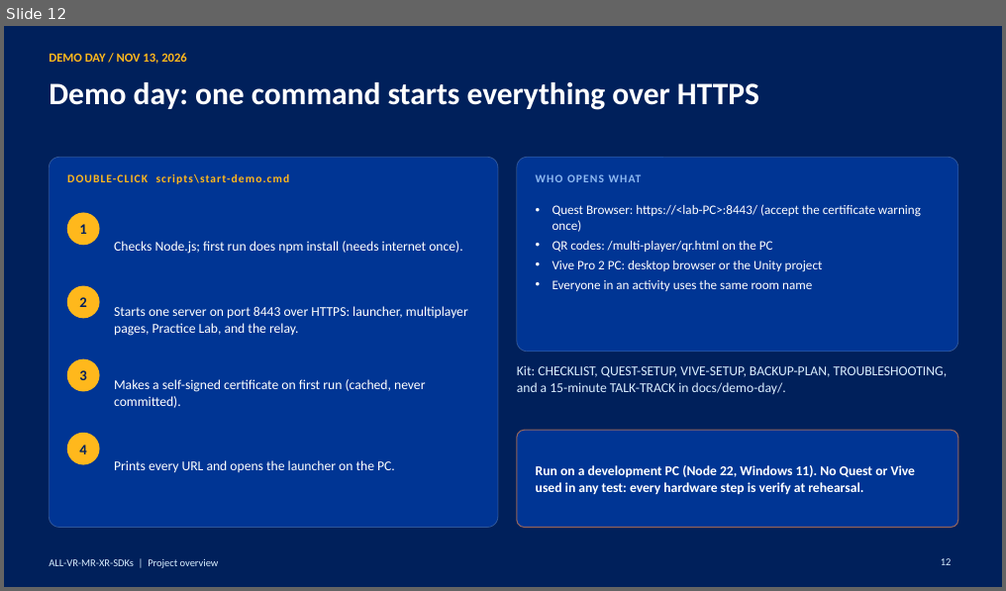
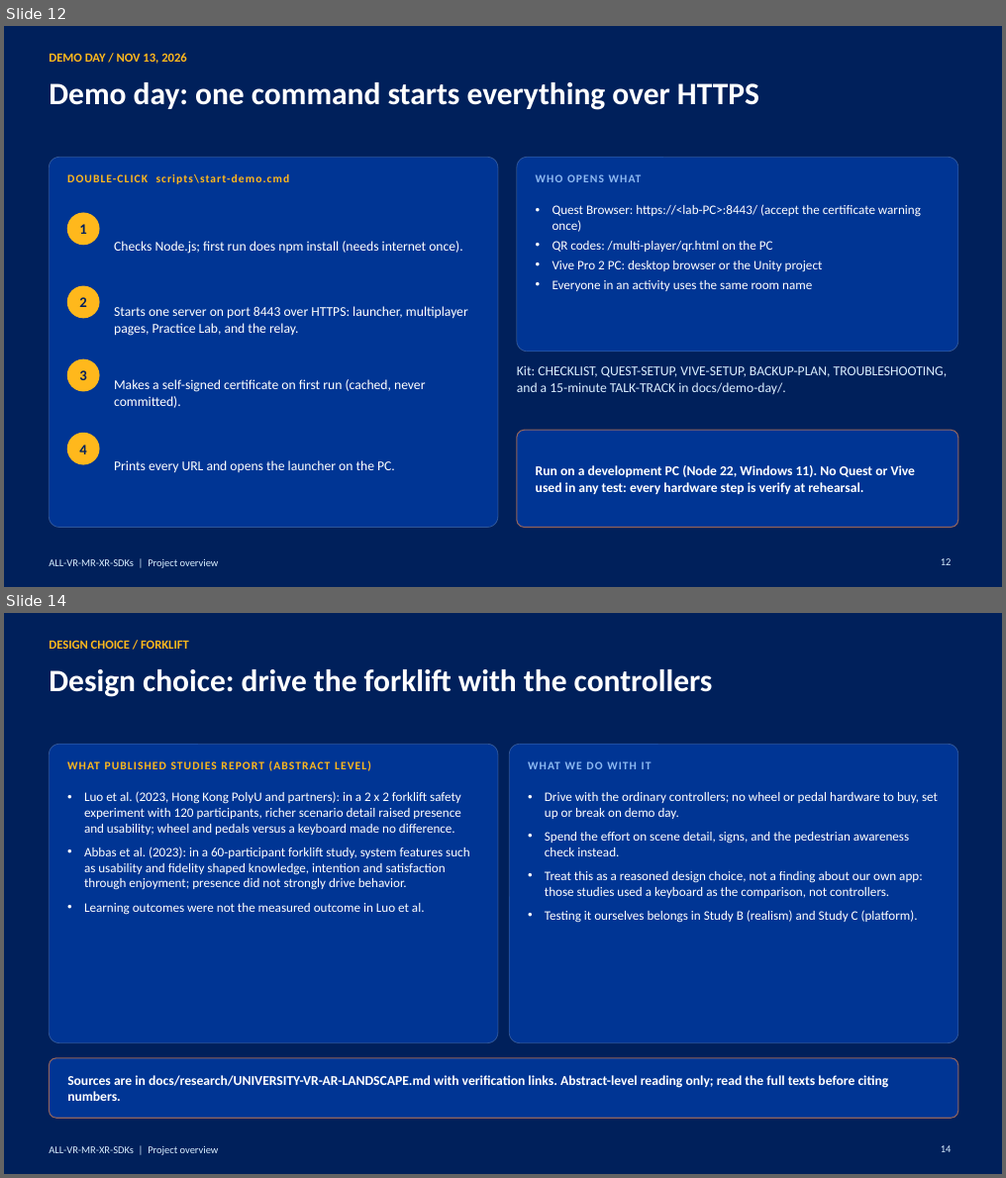
Before and after one commit to jpcst52/ALL-VR-MR-XR-SDKs, a slide deck: Project-Overview.pptx. Shown one above the other, each under a label of ours: slide 12 before the commit, slides 12 and 14 after it; the slides between them are not shown. The pictures are 1006x591 and 1006x1178 pixels, drawn with LibreOffice and Linux fonts; fonts in the diff are those of the drawing. Boxes give left, top, right and bottom in pixels: in the first picture for what was removed or moved away, otherwise in the second. Text is boxed around its words. In the diff, an @@ line names an element or a change of style, - is before the commit and + after.

```diff
--- a/Project-Overview.pptx
+++ b/Project-Overview.pptx
@@ slide 14 added at [4, 613, 1002, 1174], background #00205B; not listed: 1 template element that a slide beside it also shows @@
@@ text added at [49, 640, 189, 649], 12 pt, text #FFB81C, bold @@
+DESIGN CHOICE / FORKLIFT
@@ title added at [49, 669, 713, 697], 30 pt, text #FFFFFF, bold @@
+Design choice: drive the forklift with the controllers
@@ rounded rectangle added at [49, 744, 498, 1044], fill #003594, outline #DBEEFF 0.75 pt @@
@@ text added at [67, 761, 371, 771], 11 pt, text #FFB81C, bold @@
+WHAT PUBLISHED STUDIES REPORT (ABSTRACT LEVEL)
@@ rounded rectangle added at [509, 744, 958, 1044], fill #003594, outline #DBEEFF 0.75 pt @@
@@ text added at [528, 761, 651, 769], 11 pt, text #8DB9F2, bold @@
+WHAT WE DO WITH IT
@@ text added at [84, 791, 469, 915], 12.5 pt, text #FFFFFF @@
+• Luo et al. (2023, Hong Kong PolyU and partners): in a 2 x 2 forklift safety experiment with 120 participants, richer scenario detail raised presence and usability; wheel and pedals versus a keyboard made no difference.
+• Abbas et al. (2023): in a 60-participant forklift study, system features such as usability and fidelity shaped knowledge, intention and satisfaction through enjoyment; presence did not strongly drive behavior.
+• Learning outcomes were not the measured outcome in Luo et al.
@@ text added at [545, 792, 938, 923], 12.5 pt, text #FFFFFF @@
+• Drive with the ordinary controllers; no wheel or pedal hardware to buy, set up or break on demo day.
+• Spend the effort on scene detail, signs, and the pedestrian awareness check instead.
+• Treat this as a reasoned design choice, not a finding about our own app: those studies used a keyboard as the comparison, not controllers.
+• Testing it ourselves belongs in Study B (realism) and Study C (platform).
@@ rounded rectangle added at [49, 1059, 958, 1118], fill #003594, outline #F58A4B 1 pt @@
@@ text added at [67, 1075, 889, 1101], 13 pt, text #FFFFFF, bold @@
+Sources are in docs/research/UNIVERSITY-VR-AR-LANDSCAPE.md with verification links. Abstract-level reading only; read the full texts before citing numbers.
@@ page number added at [941, 1146, 951, 1153], 10 pt, text #DBEEFF @@
+14
```
Also in this commit, not shown: 3 slides changed, 1 other slide added, 41 other files.
